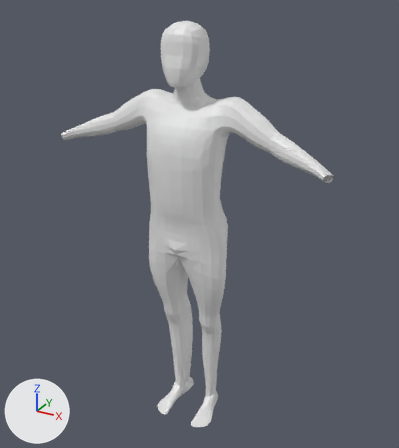
One commit to the Blender file NoRigMale.blend: the scene before it, then after it.
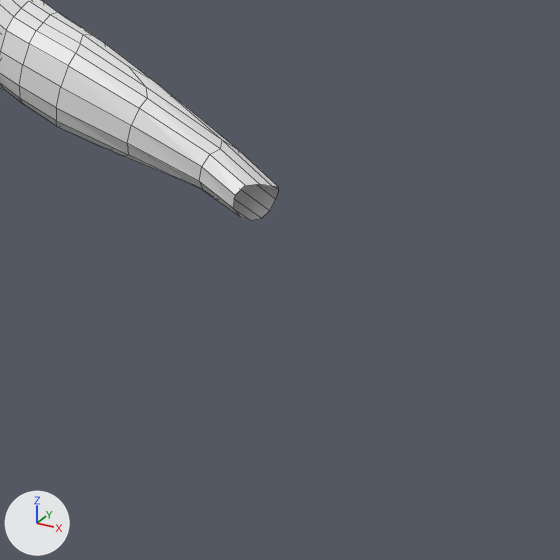
The first picture shows the older version from a camera (50 mm lens) standing at (2.16, -3.81, 3.87) and looking at (0.07, -0.01, 1.97). The close-ups show both versions on the part from 67% to 100% of the width and 30% to 59% of the height of that picture. Lighting does not change. The marker at lower left points along +X, +Y and +Z. The close-ups show mesh edges as thin lines. The same objects are shown in both versions, whatever each file hides.

The scene before the commit, as lines of its bpy script (objects in view):
```python
me_cube_001 = bpy.data.meshes.new('Cube.001')
me_cube_001.from_pydata(...)  # 863 vertices, 819 faces; spans x 0.0..1.21, y -0.36..0.21, z 0.01..3.61
me_cube_001.materials.append(None)
ob_cube = bpy.data.objects.new('Cube', me_cube_001)
ob_cube.location = (0.0, 0.0, 0.0)
_m = ob_cube.modifiers.new('Mirror', 'MIRROR')
_m.use_clip = True
```
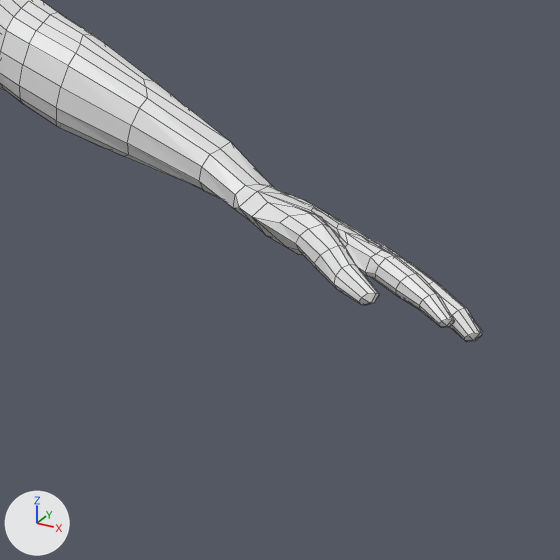
Edits to the bpy script that builds the scene:
```text
Change me_cube_001:
    used by ob_cube; location = (0.0, 0.0, 0.0)
    remove me_cube_001.from_pydata(...)  # 863 vertices, 819 faces; spans x 0.0..1.21, y -0.36..0.21, z 0.01..3.61
    add me_cube_001.from_pydata(...)  # 1224 vertices, 1185 faces; spans x 0.0..1.59, y -0.46..0.21, z 0.01..3.61
    me_cube_001 part 1: 5 vertices moved from x 0.93..1.19, y -0.22..-0.1, z 2.58..2.78 to x 0.96..1.19, y -0.21..-0.11, z 2.59..2.77; 361 vertices added at x 1.19..1.59, y -0.46..-0.12, z 2.47..2.66
```

Where the change shows, as pixel boxes (x1, y1, x2, y2) in the close-ups (560 x 560 px):
'Cube', reshaped
    before: (0, 0, 279, 220)
    after: (0, 0, 482, 342)
part 1 of me_cube_001, built on
    before: (80, 35, 278, 220)
    after: (80, 35, 482, 342)
